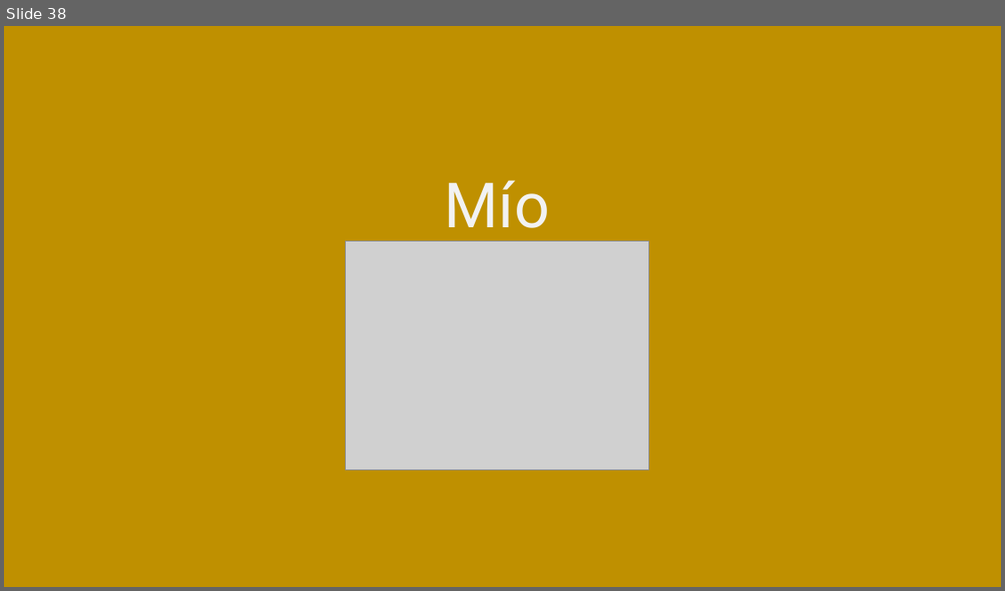
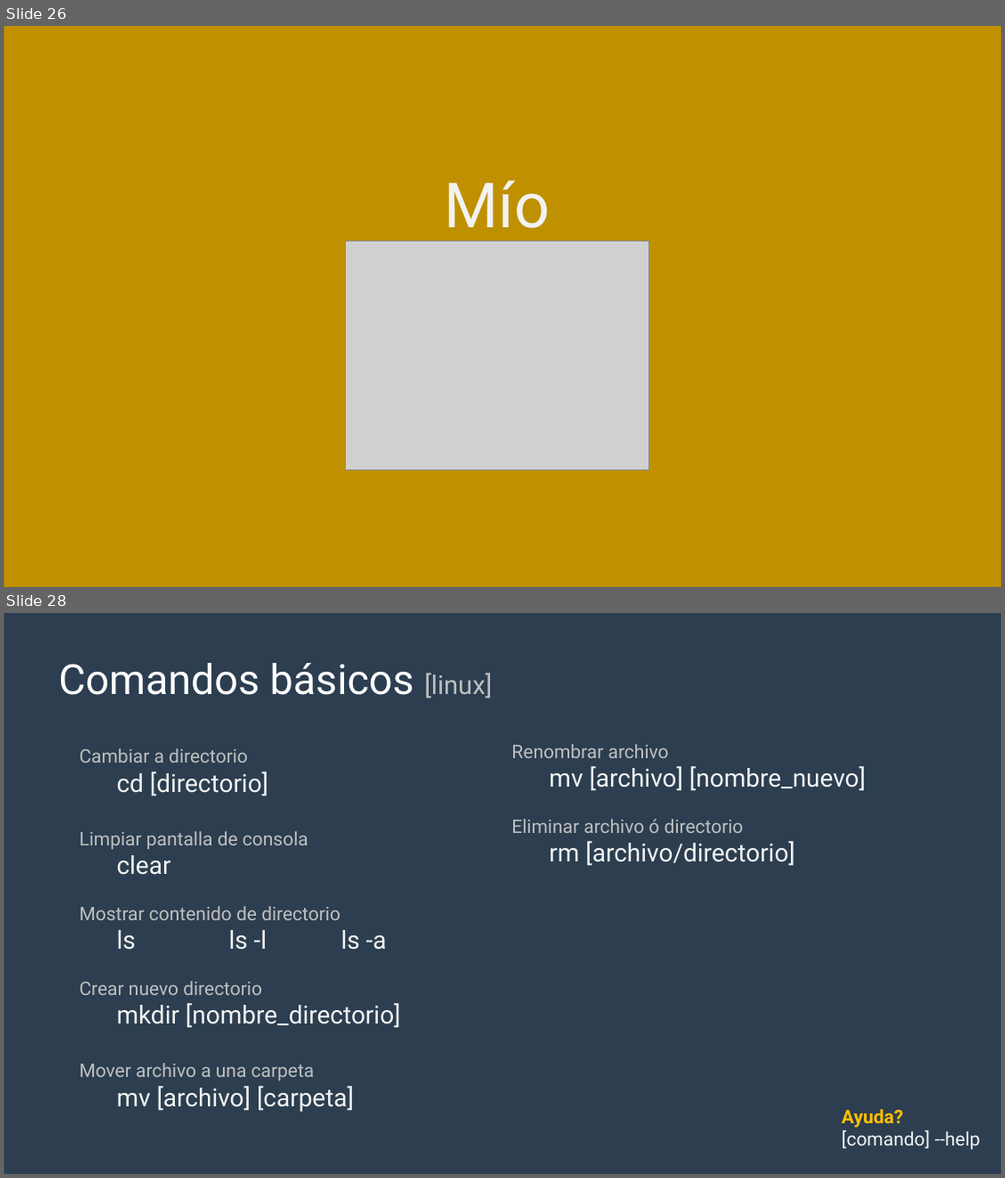
Before and after one commit to cimadev/PlaticasTalleres, a slide deck: 2017/dec_7_Git_GitHub_WorkShop/DGO.pptx. Shown one above the other, each under a label of ours: slide 38 before the commit, slides 26 and 28 after it; the slides between them are not shown. The pictures are 1005x591 and 1005x1178 pixels, drawn with LibreOffice and Linux fonts; fonts in the diff are those of the drawing; grey boxes stand for pictures. Boxes give left, top, right and bottom in pixels: in the first picture for what was removed or moved away, otherwise in the second. Text is boxed around its words. In the diff, an @@ line names an element or a change of style, - is before the commit and + after.

Commit message:
Almost finished linux activity

```diff
--- a/2017/dec_7_Git_GitHub_WorkShop/DGO.pptx
+++ b/2017/dec_7_Git_GitHub_WorkShop/DGO.pptx
@@ slide 28 added at <box>4,613,1001,1174</box>, background #2C3E50 @@
@@ text added at <box>58,663,492,698</box>, 40 pt, text #FFFFFF @@
+Comandos básicos [linux]
@@ text added at <box>511,744,866,866</box>, 24 pt, text #F2F2F2 @@
+Renombrar archivo
+mv [archivo] [nombre_nuevo]
+Eliminar archivo ó directorio
+rm [archivo/directorio]
@@ text added at <box>80,748,401,1111</box>, 18 pt, text #BFBFBF @@
+Cambiar a directorio
+cd [directorio]
+Limpiar pantalla de consola
+clear
+Mostrar contenido de directorio
+ls ls -l ls -a
+Crear nuevo directorio
+mkdir [nombre_directorio]
+Mover archivo a una carpeta
+mv [archivo] [carpeta]
@@ text added at <box>841,1109,980,1150</box>, 18 pt, text #F2F2F2 @@
+Ayuda?
+[comando] --help
@@ what was slide 38 is now slide 26 @@
```
Also in this commit, not shown: 6 slides changed, 2 other slides added.
